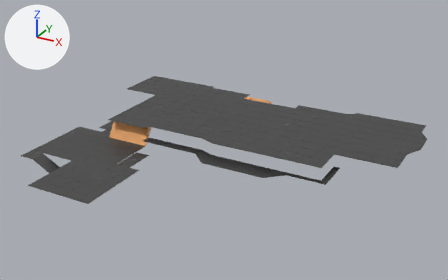
What one commit did to the FBX model Assets/Meshes/Environment/ModularKits/Arena_001/Arena_001_Roof.fbx.
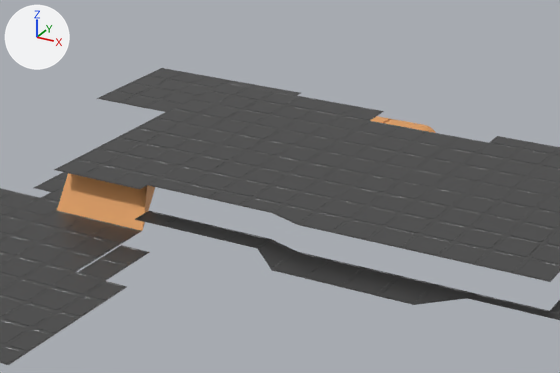
Old and new are each drawn whole from a camera (50 mm lens) standing at (64.5, -136.9, 74.1) and looking at (-6.7, -7.5, 9.4) and again close up on the part from 19% to 73% of the width and 17% to 74% of the height. The axes (+X, +Y, +Z) are drawn at upper left. The lights are the same throughout. Where no turn or scale is listed for an object, it has been applied to the vertices. Vertices at the same position are counted once.

Before the edit, the objects in view are built like this:
```python
me_arena_001_roof = bpy.data.meshes.new('Arena_001_Roof')
me_arena_001_roof.from_pydata(...)  # 13905 vertices, 11326 faces; spans x -26.0..70.8, y -66.9..13.9, z -4.0..5.0
# faces by material slot: [3956, 7370]
me_arena_001_roof.materials.append(mat_roofs)  # orange #e7a261
me_arena_001_roof.materials.append(mat_material_015)  # dark grey #6d6d6d
ob_arena_001_roof = bpy.data.objects.new('Arena_001_Roof', me_arena_001_roof)
ob_arena_001_roof.location = (-30.0, 18.08, 8.01)
```
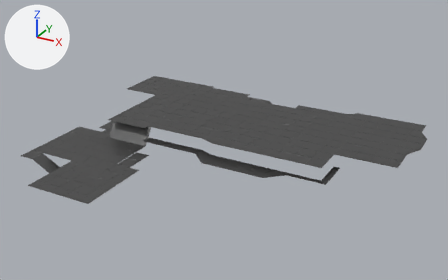
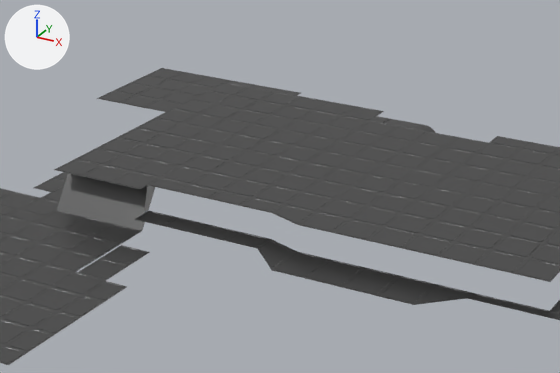
Changed parts and their boxes [x1, y1, x2, y2] in the close-ups (560 x 373 px):
part 1 of me_arena_001_roof, cut back: before [0, 68, 560, 365]; after [0, 80, 560, 345]
part 2 of me_arena_001_roof, recoloured (orange to grey): [57, 116, 436, 217] in both

The change, as a diff of the scene's bpy script:
```diff
--- a/Assets/Meshes/Environment/ModularKits/Arena_001/Arena_001_Roof.fbx.py
+++ b/Assets/Meshes/Environment/ModularKits/Arena_001/Arena_001_Roof.fbx.py
@@ me_arena_001_roof @@
 # used by ob_arena_001_roof; location = (-30.0, 18.08, 8.01)
-me_arena_001_roof.from_pydata(...)  # 13905 vertices, 11326 faces; spans x -26.0..70.8, y -66.9..13.9, z -4.0..5.0
+me_arena_001_roof.from_pydata(...)  # 12912 vertices, 11324 faces; spans x -26.0..70.8, y -66.9..13.9, z -4.0..5.0
+# me_arena_001_roof part 1: 148 vertices moved within x -14.0..66.0, y -64.1..13.9, z -3.0..5.0; 990 vertices removed from x -26.0..70.8, y -66.9..13.9, z -3.3..5.0
+# me_arena_001_roof part 2: 3636 faces spanning x -6.0..22.0, y -36.1..11.9, z -3.0..5.0 switch from mat_roofs (orange #e7a261) to mat_material_015 (dark grey #6d6d6d)
```
